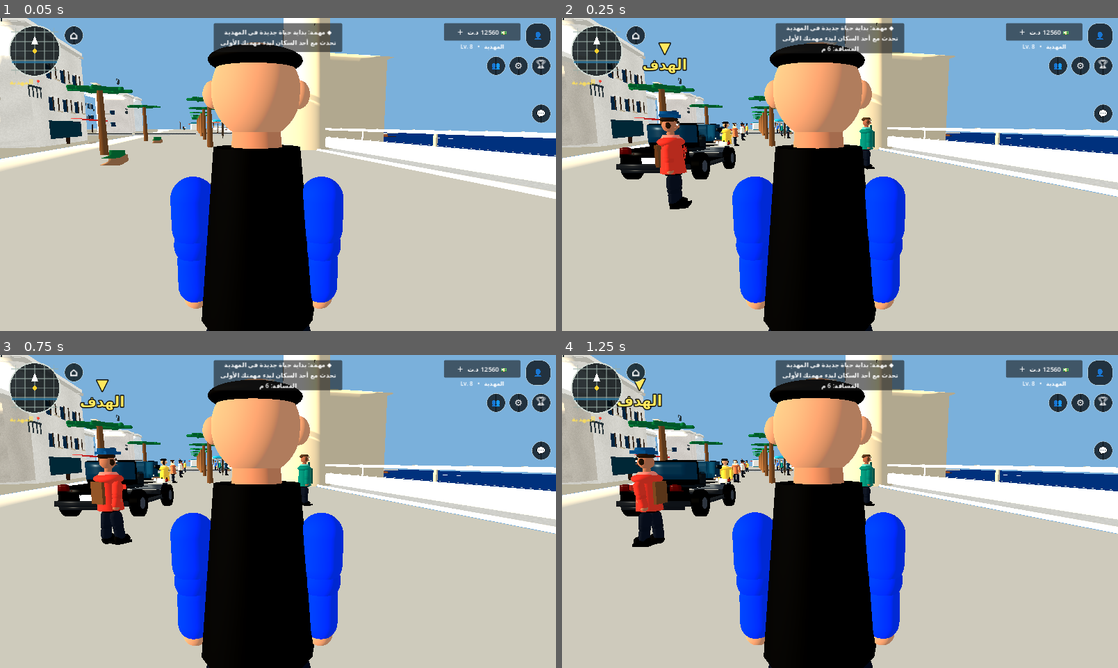
Above: before the commit, frames 1-4 (two rows, left to right).
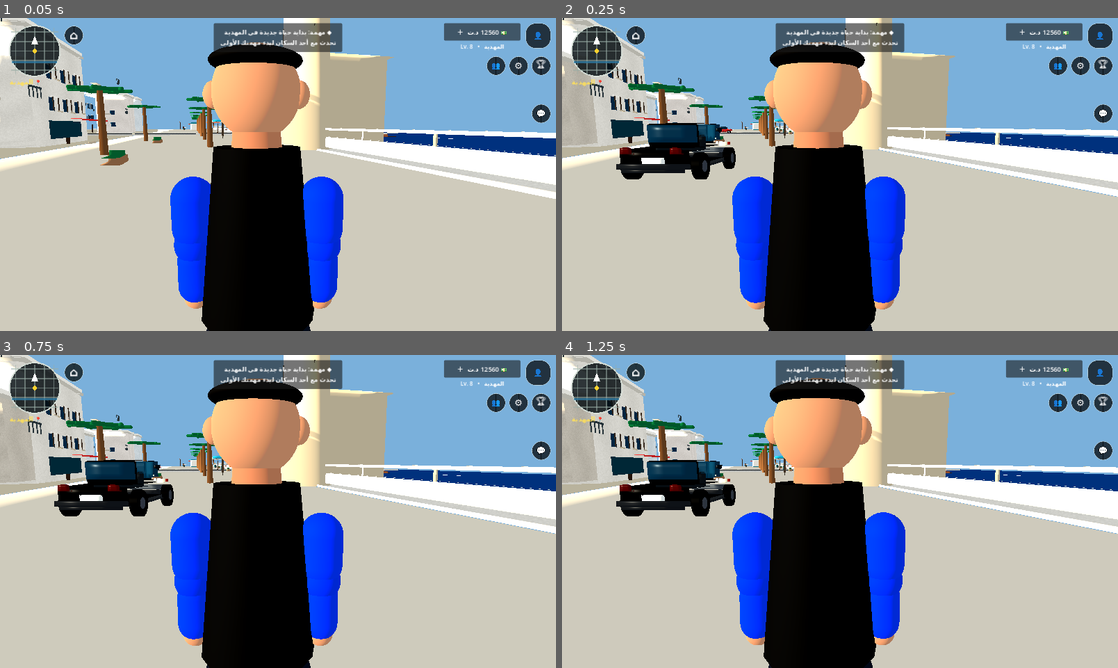
Above: after the commit, the same moments.

Repository: stevennpllk-crypto/REAL-LIFE-MAHDIA
Game: Godot game, scene res://scenes/Main.tscn
Two runs of this game, one before a commit and one after it. Both use one fixed random seed, a clock stepped at 60 frames per second and the inputs below.
Inputs:
- Up to frame 1 (0.05 s): no input
- Up to frame 2 (0.25 s): no input
- Up to frame 3 (0.75 s): click "⌂" at 0.5 s
- Up to frame 4 (1.25 s): no input

Frame 1 is identical in both runs. In frame 2, 2.8% of the frame differs, in the area x 14-62%, y 2-62%; in frame 3, 2.9%; in frame 4, 3.1%, in the area x 9-62%, y 2-62%.
Error after the commit: Parse Error: Identifier "has_clips" not declared in the current scope. (res://scripts/npc.gd:1130)

Commit message:
Use action-matched resident clips and procedural fallback for unmatched rigs

Diff:
--- a/scripts/npc.gd
+++ b/scripts/npc.gd
@@ -108,29 +108,35 @@
 	return false
 
 
-func _play_imported_animation(key: String) -> void:
+func _play_imported_animation(key: String) -> bool:
 	if not is_instance_valid(imported_animation_player):
-		return
+		return false
 	var animations := imported_animation_player.get_animation_list()
 	if animations.is_empty():
-		return
-	var normalized_key := key.to_lower()
+		return false
+	# Only select clips whose names actually describe the requested action.
+	# Playing an arbitrary first clip as "idle" made some rigs loop a walk,
+	# dance or bind-pose animation while standing still.
+	var aliases := {
+		"idle": ["idle", "stand", "breath", "rest"],
+		"walk": ["walk", "walking", "locomotion", "run"],
+		"talk": ["talk", "conversation", "gesture", "speak"]
+	}
 	var selected_animation := ""
-	for animation_name in animations:
-		var normalized_name := str(animation_name).to_lower()
-		var matches := normalized_name.contains(normalized_key)
-		if normalized_key == "talk":
-			matches = normalized_name.contains("talk") or normalized_name.contains("conversation")
-		if matches:
-			selected_animation = str(animation_name)
+	for alias in aliases.get(key, [key]):
+		for animation_name in animations:
+			var normalized_name := str(animation_name).to_lower().replace(" ", "_")
+			if normalized_name.contains(str(alias)):
+				selected_animation = str(animation_name)
+				break
+		if not selected_animation.is_empty():
 			break
-	# Asset packs often use names such as "mixamo.com" instead of idle/walk.
-	# Keep a real rig animation running rather than leaving a textured model frozen.
 	if selected_animation.is_empty():
-		selected_animation = str(animations[0])
+		return false
 	if imported_animation_key != selected_animation:
 		imported_animation_key = selected_animation
 		imported_animation_player.play(imported_animation_key, 0.22)
+	return true
 var head_visual: Node3D
 var body_visual: Node3D
 var character_skin := Color(0.62, 0.39, 0.28)
@@ -1084,12 +1090,15 @@
 	# clock here; otherwise sin(clock) stays frozen and residents never walk.
 	if moving:
 		clock += delta
-	var has_clips := is_instance_valid(imported_animation_player) and not imported_animation_player.get_animation_list().is_empty()
-	if has_clips:
-		_play_imported_animation("walk" if moving else "talk" if conversational else "idle")
-		if moving:
-			imported_animation_player.speed_scale = clampf(pace / maxf(walk_speed, 0.1), 0.72, 1.28)
+	var requested_clip := "walk" if moving else "talk" if conversational else "idle"
+	var clip_playing := _play_imported_animation(requested_clip)
+	if clip_playing:
+		imported_animation_player.speed_scale = clampf(pace / maxf(walk_speed, 0.1), 0.72, 1.28) if moving else 1.0
 	elif is_instance_valid(imported_skeleton):
+		# No matching authored clip? Stop any unrelated clip and use the
+		# rig-aware gait below, so idle residents do not keep walking in place.
+		if is_instance_valid(imported_animation_player) and imported_animation_player.is_playing():
+			imported_animation_player.stop()
 		var gait := sin(clock * (4.8 + pace * 1.2))
 		# Keep leg stride and arm counter-swing independent: real walkers use
 		# a shorter, softer arm arc than their leg stride.
